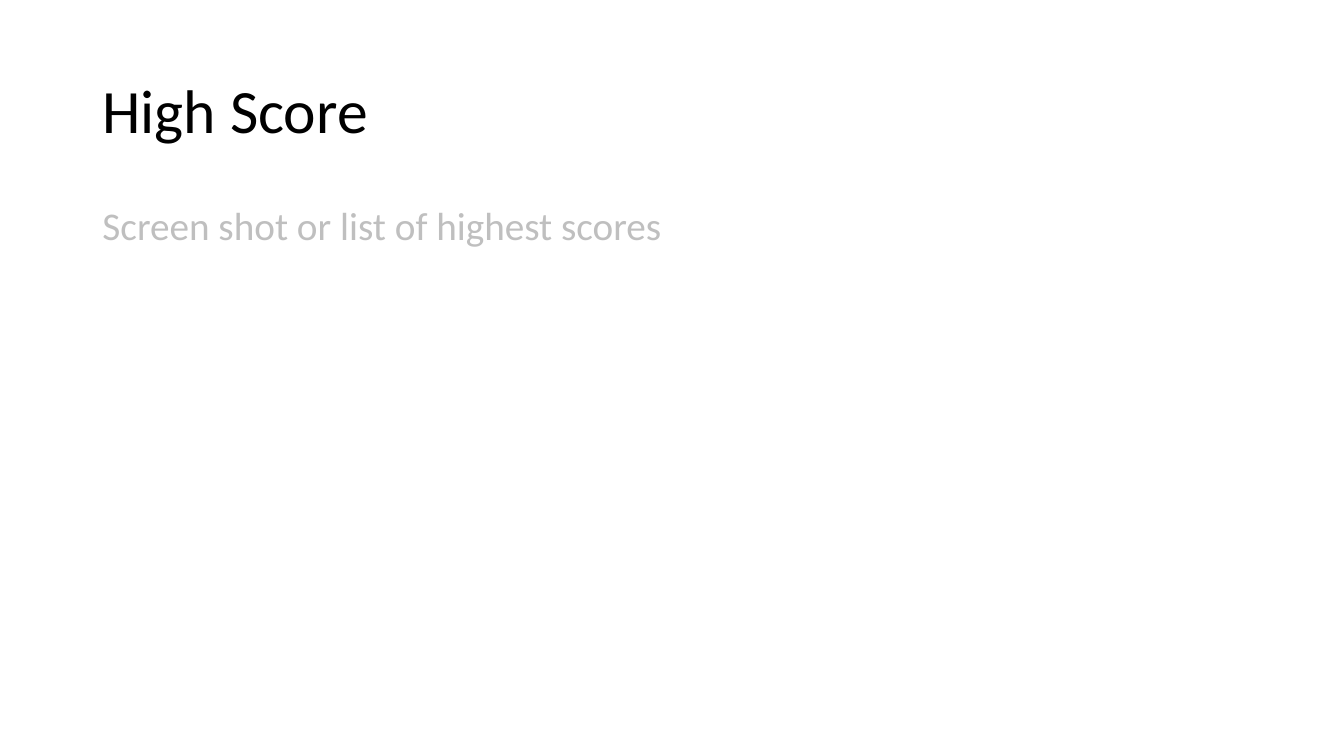
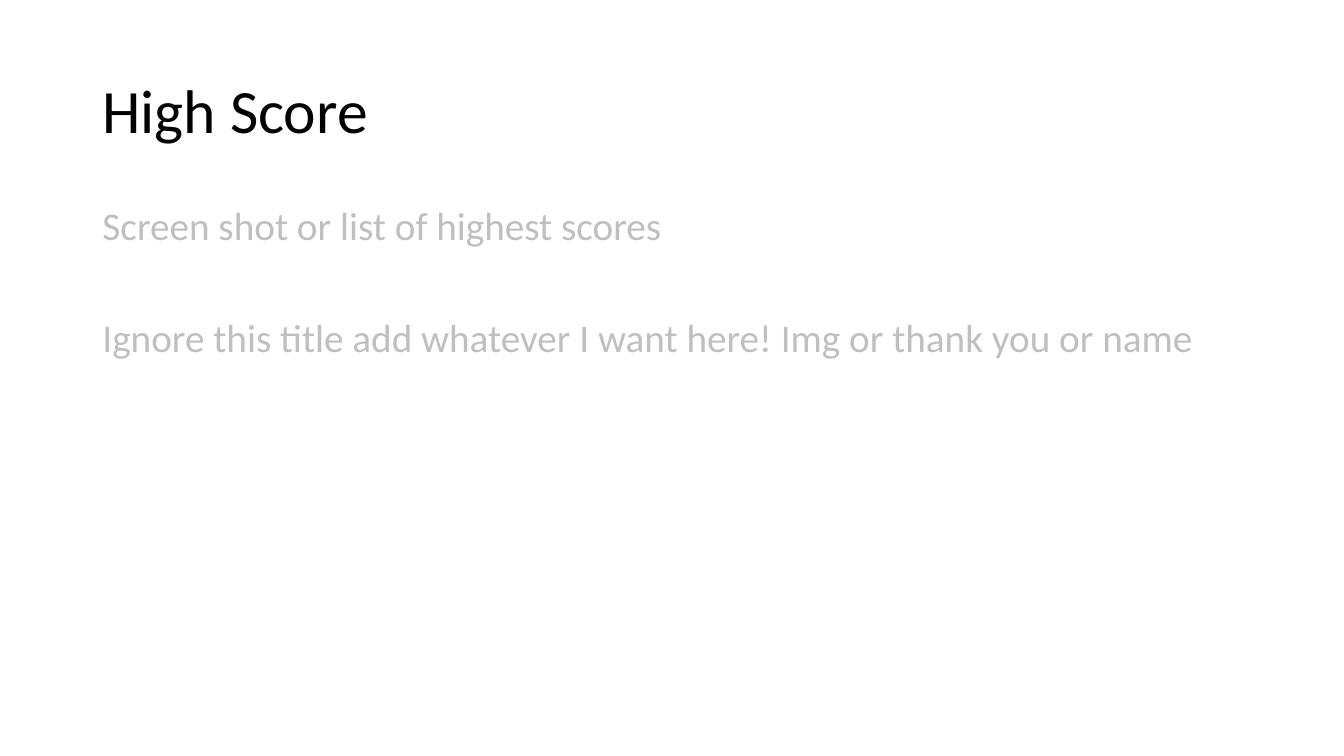
Before and after one commit to DAE-GD-2025-2026/gameai-zombie-AnaPaolielloDeLucenaCarvalho, a slide deck: slide 7 of GPP_ZombieAI_LastNameFirstName_2DAEXX.pptx. Drawn at 1344x756 pixels with LibreOffice and Linux fonts; fonts in the diff are those of the drawing. Boxes give left, top, right and bottom in pixels: in the first picture for what was removed or moved away, otherwise in the second. Text is boxed around its words. In the diff, an @@ line names an element or a change of style, - is before the commit and + after.

```diff
--- a/GPP_ZombieAI_LastNameFirstName_2DAEXX.pptx
+++ b/GPP_ZombieAI_LastNameFirstName_2DAEXX.pptx
@@ text at [102, 325, 1192, 359]: paragraph added @@
+Ignore this title add whatever I want here! Img or thank you or name
```
Also in this commit, not shown: 2 other slides changed, 5 other files.
